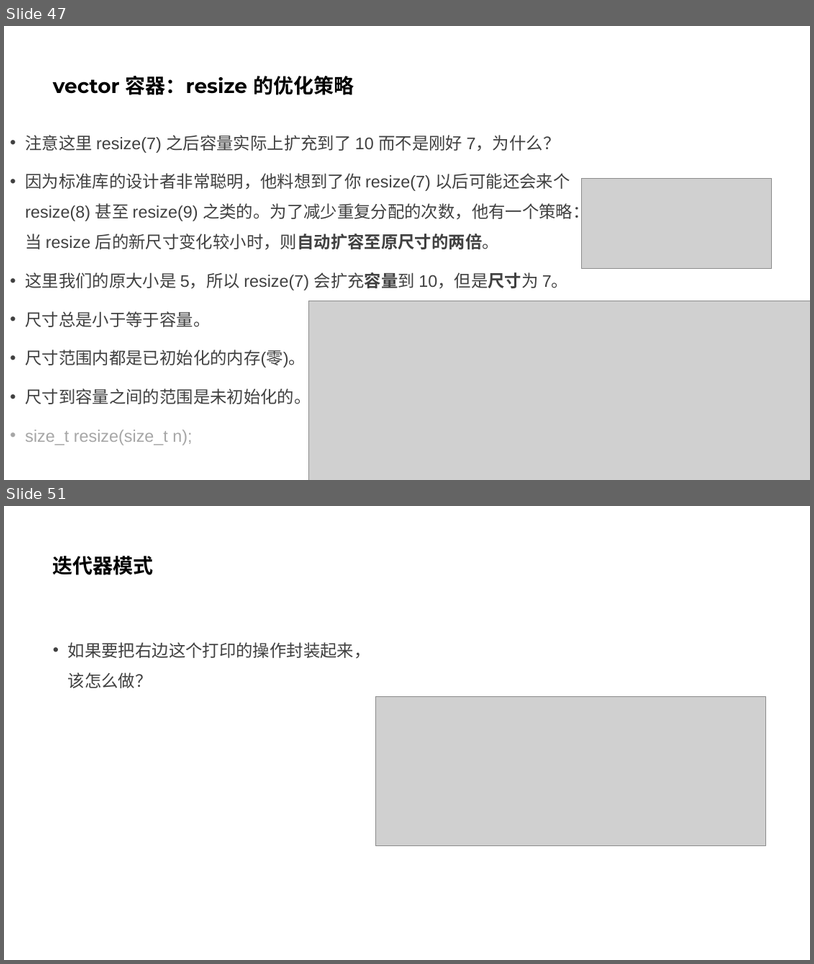
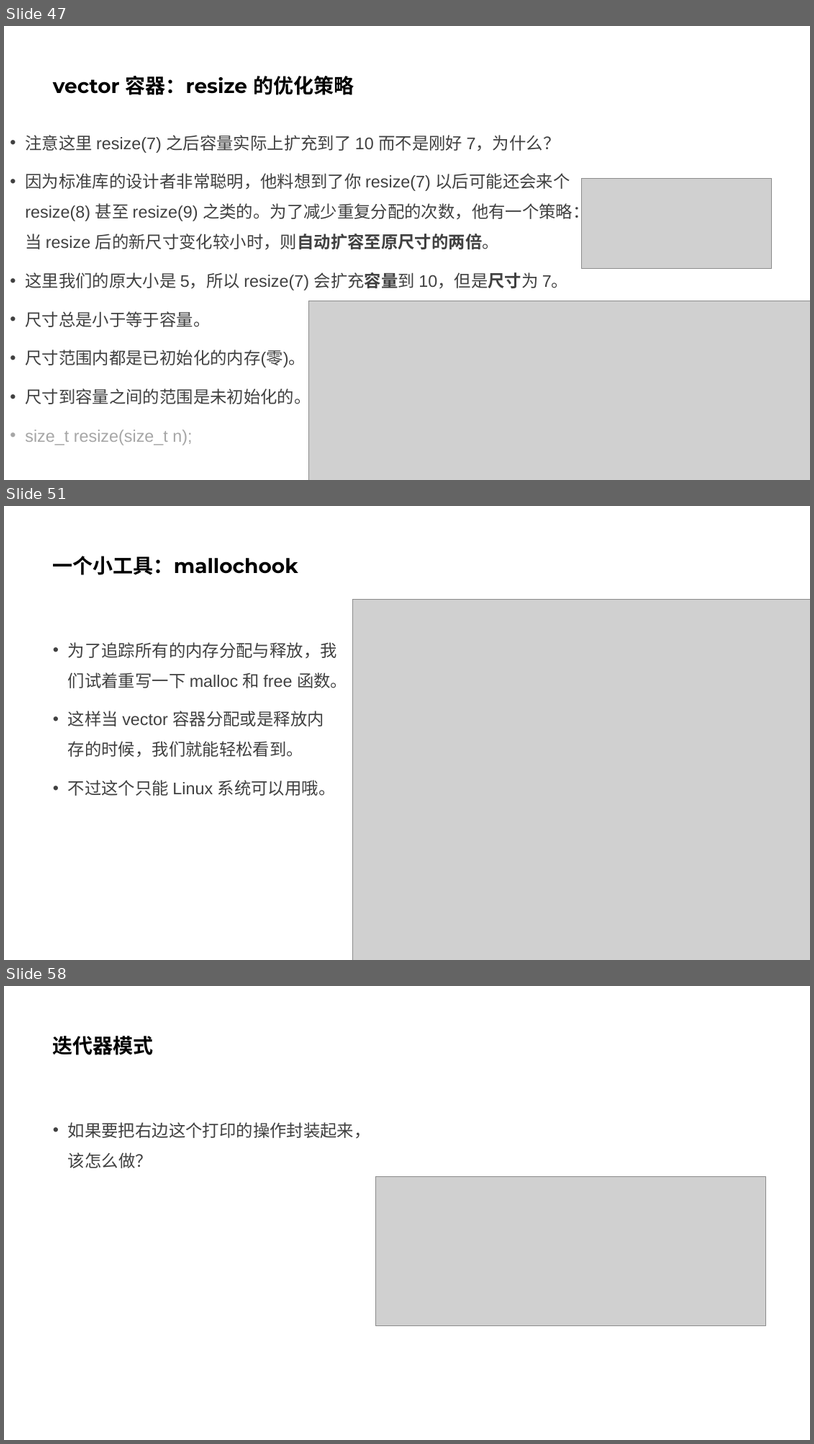
Before and after one commit to parallel101/course, a slide deck: 13/slides.pptx. Shown one above the other, each under a label of ours: slides 47 and 51 before the commit, slides 47, 51 and 58 after it; the slides between them are not shown. The pictures are 814x964 and 814x1444 pixels, drawn with LibreOffice and Linux fonts; fonts in the diff are those of the drawing; grey boxes stand for pictures. Boxes give left, top, right and bottom in pixels: in the first picture for what was removed or moved away, otherwise in the second. Text is boxed around its words. In the diff, an @@ line names an element or a change of style, - is before the commit and + after.

```diff
--- a/13/slides.pptx
+++ b/13/slides.pptx
@@ slide 51 added at (4, 506, 810, 960), background #FFFFFF @@
@@ title added at (53, 556, 298, 575), 24 pt, text #000000, bold @@
+一个小工具：mallochook
@@ picture added at (353, 599, 810, 960) @@
@@ text added at (68, 642, 347, 795), 20 pt, text #404040 @@
+• 为了追踪所有的内存分配与释放，我们试着重写一下 malloc 和 free 函数。
+• 这样当 vector 容器分配或是释放内存的时候，我们就能轻松看到。
+• 不过这个只能 Linux 系统可以用哦。
@@ what was slide 51 is now slide 58 @@
```
Also in this commit, not shown: 2 slides changed, 7 other slides added, 1 slide removed, 6 other files.
